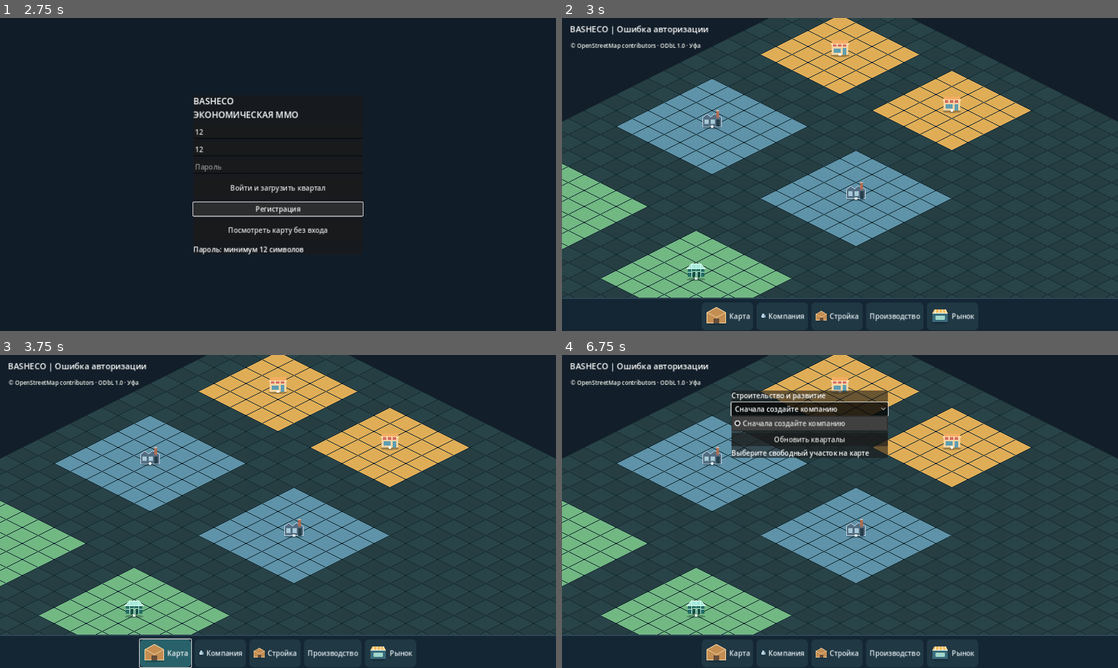
Above: before the commit, frames 1-4 (two rows, left to right).
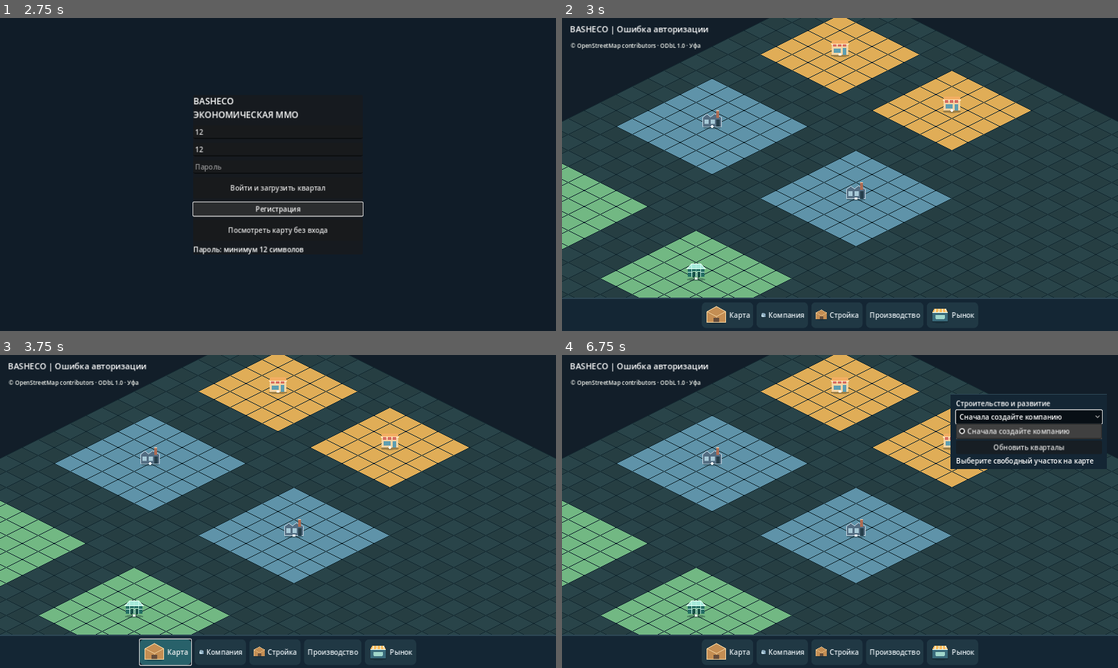
Above: after the commit, the same moments.

Repository: maillunex-lang/basheco
Game: Godot game, scene res://scenes/world.tscn
Same seed, same stepped clock (60 frames per second), same inputs: the game is played once before the commit and once after it.
Inputs (mouse positions are in pixels of both pictures, inside the frame that each line leads up to):
- Up to frame 1 (2.75 s): click (278, 130) at 0.52 s; type "12" at 0.6 s; click (278, 149) at 0.75 s; type "12" at 0.83 s; click (278, 168) at 0.98 s; type "12" at 1.07 s; click "Войти и загрузить квартал" at 1.25 s; click "Регистрация" at 2 s
- Up to frame 2 (3 s): click "Посмотреть карту без входа" at 2.75 s
- Up to frame 3 (3.75 s): click "Карта" at 3.5 s
- Up to frame 4 (6.75 s): click "Компания" at 4.25 s; click "Создать компанию" at 5 s; click "Стройка" at 5.75 s; click "Сначала создайте компанию" at 6.5 s

Frame 1 is identical in both runs. In frame 2, 0.5% of the frame differs, in the area x 26-75%, y 92-98%; in frame 3, 0.6%; in frame 4, 10%, in the area x 26-98%, y 11-98%.
Error before the commit: Cannot call method 'add_theme_stylebox_override' on a null value. (res://scripts/game_nav.gd:39)

Commit message:
fix(ui): initialize construction panel before navigation styling

Diff:
--- a/client/scenes/world.tscn
+++ b/client/scenes/world.tscn
@@ -38,8 +38,8 @@
 [node name="Company" type="CanvasLayer" parent="."]
 script = ExtResource("7_company")
 
+[node name="Build" type="CanvasLayer" parent="."]
+script = ExtResource("9_build")
+
 [node name="Navigation" type="CanvasLayer" parent="."]
 script = ExtResource("8_nav")
-
-[node name="Build" type="CanvasLayer" parent="."]
-script = ExtResource("9_build")
